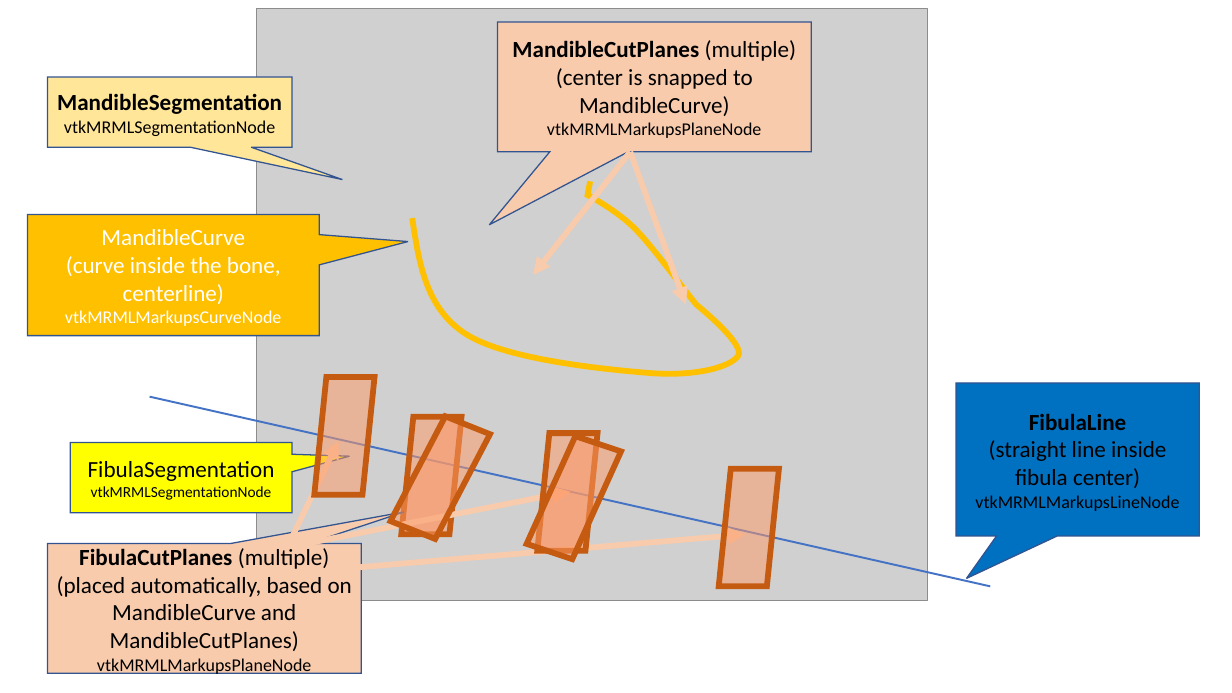
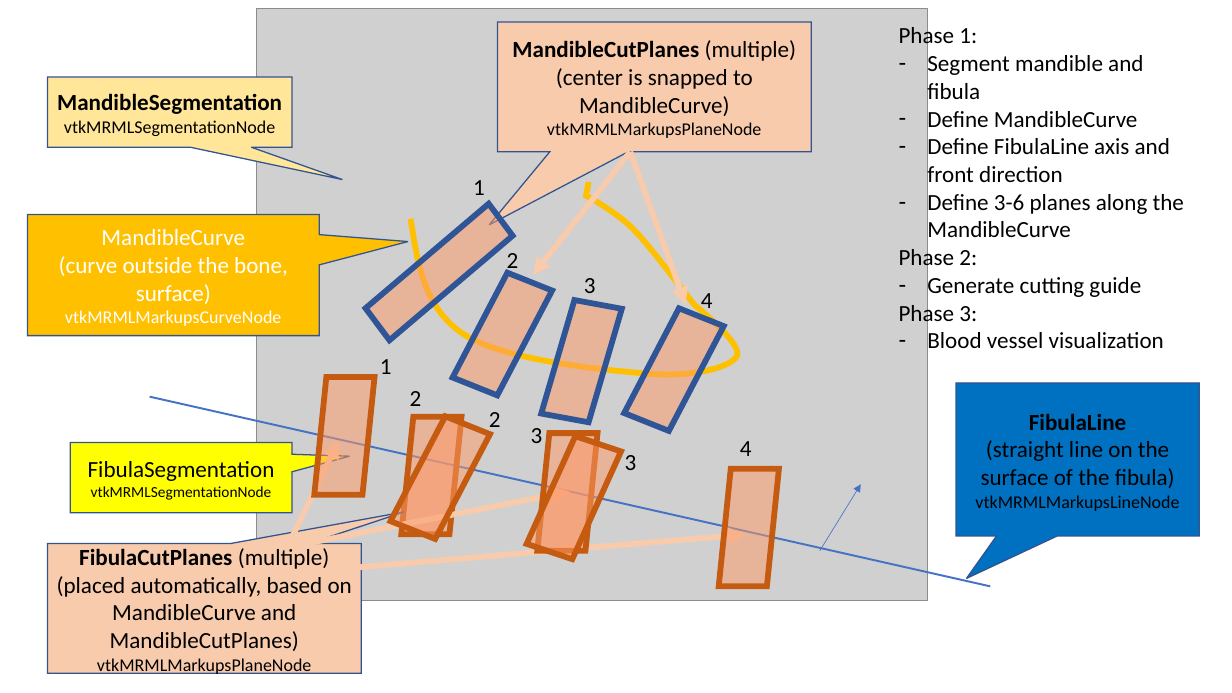
Before and after one commit to SlicerIGT/SlicerBoneReconstructionPlanner, a slide deck: slide 2 of Docs/Design.pptx. Drawn at 1232x693 pixels with LibreOffice and Linux fonts; fonts in the diff are those of the drawing; grey boxes stand for pictures. Boxes give left, top, right and bottom in pixels: in the first picture for what was removed or moved away, otherwise in the second. Text is boxed around its words. In the diff, an @@ line names an element or a change of style, - is before the commit and + after.

Commit message:
Updated presentation based on discussion

```diff
--- a/Docs/Design.pptx
+++ b/Docs/Design.pptx
@@ text added at (899,24,1184,355), 18 pt, text #000000 @@
+Phase 1:
+– Segment mandible and fibula
+– Define MandibleCurve
+– Define FibulaLine axis and front direction
+– Define 3-6 planes along the MandibleCurve
+Phase 2:
+– Generate cutting guide
+Phase 3:
+– Blood vessel visualization
@@ flow chart input output added at (360,204,518,340), fill #FF9966 at 51% opacity, outline #2F5597 4.5 pt @@
@@ freeform shape at (411,182,738,374): outline redrawn @@
@@ text added at (473,180,485,195), 18 pt, text #000000 @@
+1
@@ text in speech box at (59,256,288,304): text changed @@
-(curve inside the bone, centerline)
+(curve outside the bone, surface)
@@ flow chart input output added at (453,268,552,400), fill #FF9966 at 51% opacity, outline #2F5597 4.5 pt @@
@@ text added at (507,253,519,274), 18 pt, text #000000 @@
+2
@@ flow chart input output added at (542,298,622,424), fill #FF9966 at 51% opacity, outline #2F5597 4.5 pt @@
@@ text added at (584,278,596,300), 18 pt, text #000000 @@
+3
@@ text added at (701,293,713,314), 18 pt, text #000000 @@
+4
@@ flow chart input output added at (625,304,724,435), fill #FF9966 at 51% opacity, outline #2F5597 4.5 pt @@
@@ text added at (380,359,392,374), 18 pt, text #000000 @@
+1
@@ text added at (410,391,422,406), 18 pt, text #000000 @@
+2
@@ text added at (489,412,501,433), 18 pt, text #000000 @@
+2
@@ text added at (531,428,543,443), 18 pt, text #000000 @@
+3
@@ text added at (740,441,752,456), 18 pt, text #000000 @@
+4
@@ text in speech box at (981,440,1175,488): text changed @@
-(straight line inside fibula center)
+(straight line on the surface of the fibula)
@@ text added at (625,455,637,470), 18 pt, text #000000 @@
+3
@@ arrow added from (820, 551) to (861, 484), #4472C4 0.5 pt @@
```
